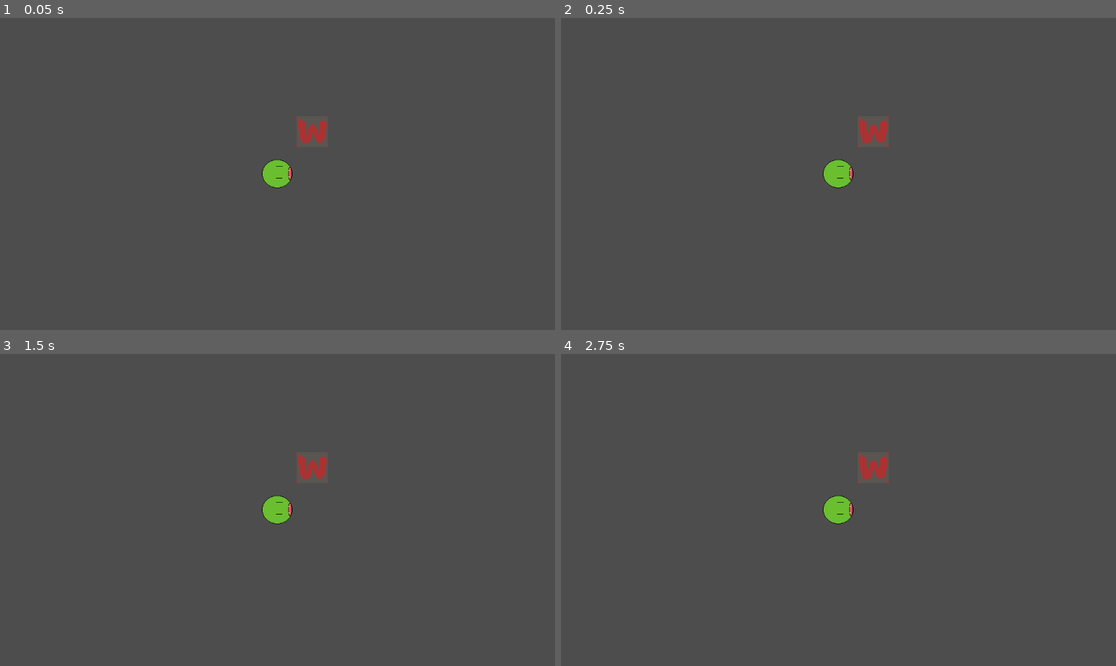
Above: before the commit, frames 1-4 (two rows, left to right).
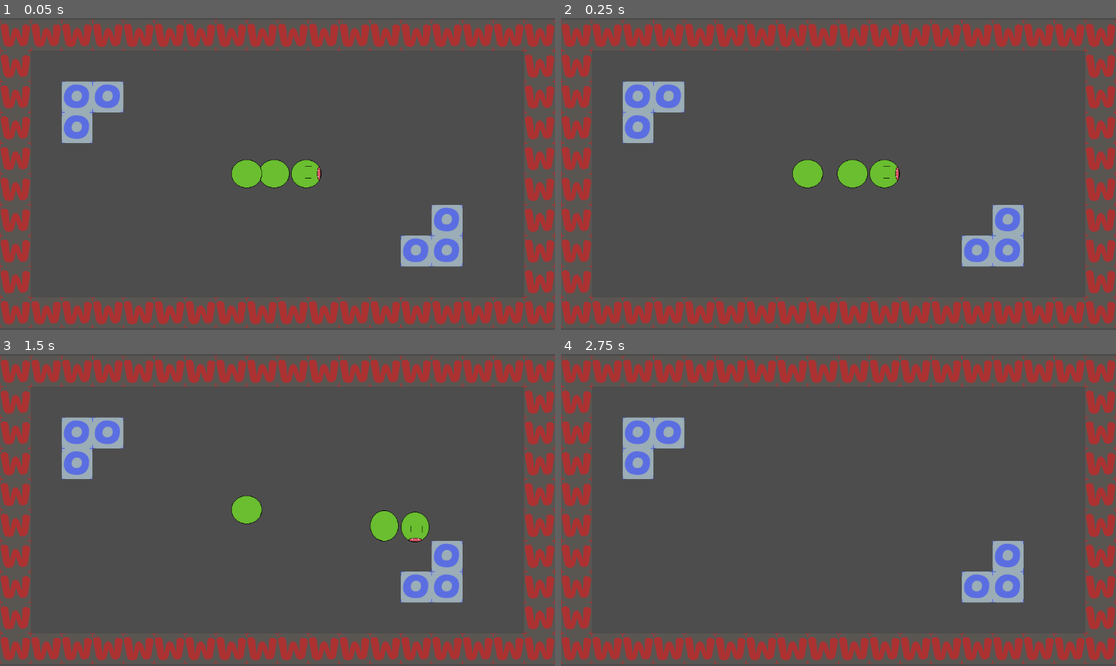
Above: after the commit, the same moments.

Repository: HexBlitUniversity/1-snake
Game: Godot game, scene res://game.tscn
The game is run twice, just before and just after one commit, with the same random seed, the same clock (stepped at 60 frames per second) and the same inputs. Before the commit the project has no main scene; this scene is started directly in both runs.
Inputs:
- Up to frame 1 (0.05 s): no input
- Up to frame 2 (0.25 s): no input
- Up to frame 3 (1.5 s): hold Right (go_right, bound only after the commit) 0.53-1.28 s; hold Down (go_down, bound only after the commit) from 1.28 s (still down)
- Up to frame 4 (2.75 s): release Down (go_down, bound only after the commit) at 2.03 s; hold Right (go_right, bound only after the commit) from 2.03 s (still down)

The runs differ from the first frame. In frame 1, 19% of the frame differs, in the area x 0-100%, y 0-100%; in frame 2, 20%; in frame 3, 20%; in frame 4, 19%.

Commit message:
Live stream changes, need to finish snake movement

Diff:
--- /dev/null
+++ b/game.gd
@@ -0,0 +1,22 @@
+extends Node2D
+
+
+# Planning
+# Snake Composition
+# Snake Head
+# Snake Body
+# 	- Linked List, where each one has Position and knows of the element in front and behind it.
+#   - Send its position backward, when moved
+#   -
+
+
+
+
+# Called when the node enters the scene tree for the first time.
+func _ready():
+	pass # Replace with function body.
+
+
+# Called every frame. 'delta' is the elapsed time since the previous frame.
+func _process(delta):
+	pass
--- a/game.tscn
+++ b/game.tscn
@@ -1,27 +1,42 @@
-[gd_scene load_steps=6 format=3 uid="uid://ce0y20h2j5wm6"]
+[gd_scene load_steps=8 format=3 uid="uid://u72l0dqo3hd4"]
 
-[ext_resource type="Script" path="res://snake_node.gd" id="1_vfrcr"]
-[ext_resource type="PackedScene" uid="uid://cr4vtujak0nt5" path="res://snake.tscn" id="2_5ntav"]
+[ext_resource type="Script" path="res://game.gd" id="1_uhjvm"]
+[ext_resource type="PackedScene" uid="uid://b263uql7xgwfk" path="res://snake.tscn" id="2_5ntav"]
+[ext_resource type="Texture2D" uid="uid://tsau8obbc5hm" path="res://obstacle.png" id="4_4s02k"]
 [ext_resource type="Texture2D" uid="uid://5bieonbobym3" path="res://wall.png" id="4_dsnot"]
 
-[sub_resource type="TileSetAtlasSource" id="TileSetAtlasSource_ew5n0"]
+[sub_resource type="TileSetAtlasSource" id="TileSetAtlasSource_lgryx"]
 texture = ExtResource("4_dsnot")
 texture_region_size = Vector2i(64, 64)
-use_texture_padding = false
 0:0/0 = 0
+0:0/0/physics_layer_0/linear_velocity = Vector2(0, 0)
+0:0/0/physics_layer_0/angular_velocity = 0.0
+0:0/0/physics_layer_0/polygon_0/points = PackedVector2Array(-32, -32, 32, -32, 32, 32, -32, 32)
 
-[sub_resource type="TileSet" id="TileSet_86xcd"]
-sources/0 = SubResource("TileSetAtlasSource_ew5n0")
+[sub_resource type="TileSetAtlasSource" id="TileSetAtlasSource_bpg1c"]
+texture = ExtResource("4_4s02k")
+texture_region_size = Vector2i(64, 64)
+0:0/0 = 0
+0:0/0/physics_layer_0/linear_velocity = Vector2(0, 0)
+0:0/0/physics_layer_0/angular_velocity = 0.0
+0:0/0/physics_layer_0/polygon_0/points = PackedVector2Array(-32, -32, -32, 32, 32, 32, 32, -32)
+
+[sub_resource type="TileSet" id="TileSet_qqkkv"]
+tile_size = Vector2i(64, 64)
+physics_layer_0/collision_layer = 1
+sources/1 = SubResource("TileSetAtlasSource_lgryx")
+sources/3 = SubResource("TileSetAtlasSource_bpg1c")
 
 [node name="game" type="Node2D"]
-script = ExtResource("1_vfrcr")
+script = ExtResource("1_uhjvm")
 
 [node name="Snake" parent="." instance=ExtResource("2_5ntav")]
 
 [node name="Camera2D" type="Camera2D" parent="."]
+current = true
 
 [node name="TileMap" type="TileMap" parent="."]
-tile_set = SubResource("TileSet_86xcd")
-cell_quadrant_size = 32
+tile_set = SubResource("TileSet_qqkkv")
+cell_quadrant_size = 64
 format = 2
-layer_0/tile_data = PackedInt32Array(-393212, 0, 0)
+layer_0/tile_data = PackedInt32Array(-262153, 1, 0, -262152, 1, 0, -262151, 1, 0, -262150, 1, 0, -262149, 1, 0, -262148, 1, 0, -262147, 1, 0, -262146, 1, 0, -262145, 1, 0, -327680, 1, 0, -327679, 1, 0, -327678, 1, 0, -327677, 1, 0, -327676, 1, 0, -327675, 1, 0, -327674, 1, 0, -327673, 1, 0, -327672, 1, 0, -262136, 1, 0, -196600, 1, 0, -131064, 1, 0, -65528, 1, 0, 8, 1, 0, 65544, 1, 0, 131080, 1, 0, 196616, 1, 0, 262152, 1, 0, 262151, 1, 0, 262150, 1, 0, 262149, 1, 0, 262148, 1, 0, 262147, 1, 0, 262146, 1, 0, 262145, 1, 0, 262144, 1, 0, 327675, 1, 0, 327679, 1, 0, 327678, 1, 0, 327677, 1, 0, 327676, 1, 0, 327674, 1, 0, 327673, 1, 0, 327672, 1, 0, 327671, 1, 0, 262135, 1, 0, 196599, 1, 0, 131063, 1, 0, 65527, 1, 0, -9, 1, 0, -65545, 1, 0, -131081, 1, 0, -196617, 1, 0, -131078, 3, 0, -131079, 3, 0, -65543, 3, 0, 131076, 3, 0, 131077, 3, 0, 65541, 3, 0)
--- a/project.godot
+++ b/project.godot
@@ -10,16 +10,50 @@
 
 _global_script_classes=[{
 "base": "CharacterBody2D",
+"class": &"SnakeHead",
+"language": &"GDScript",
+"path": "res://snake_head.gd"
+}, {
+"base": "CharacterBody2D",
 "class": &"SnakeNode",
 "language": &"GDScript",
 "path": "res://snake_node.gd"
 }]
 _global_script_class_icons={
+"SnakeHead": "",
 "SnakeNode": ""
 }
 
 [application]
 
 config/name="Snake"
+run/main_scene="res://game.tscn"
 config/features=PackedStringArray("4.0", "Forward Plus")
 config/icon="res://icon.svg"
+
+[input]
+
+go_down={
+"deadzone": 0.5,
+"events": [Object(InputEventKey,"resource_local_to_scene":false,"resource_name":"","device":0,"window_id":0,"alt_pressed":false,"shift_pressed":false,"ctrl_pressed":false,"meta_pressed":false,"pressed":false,"keycode":0,"physical_keycode":4194322,"unicode":0,"echo":false,"script":null)
+, Object(InputEventKey,"resource_local_to_scene":false,"resource_name":"","device":0,"window_id":0,"alt_pressed":false,"shift_pressed":false,"ctrl_pressed":false,"meta_pressed":false,"pressed":false,"keycode":0,"physical_keycode":83,"unicode":0,"echo":false,"script":null)
+]
+}
+go_up={
+"deadzone": 0.5,
+"events": [Object(InputEventKey,"resource_local_to_scene":false,"resource_name":"","device":0,"window_id":0,"alt_pressed":false,"shift_pressed":false,"ctrl_pressed":false,"meta_pressed":false,"pressed":false,"keycode":0,"physical_keycode":4194320,"unicode":0,"echo":false,"script":null)
+, Object(InputEventKey,"resource_local_to_scene":false,"resource_name":"","device":0,"window_id":0,"alt_pressed":false,"shift_pressed":false,"ctrl_pressed":false,"meta_pressed":false,"pressed":false,"keycode":0,"physical_keycode":87,"unicode":0,"echo":false,"script":null)
+]
+}
+go_left={
+"deadzone": 0.5,
+"events": [Object(InputEventKey,"resource_local_to_scene":false,"resource_name":"","device":0,"window_id":0,"alt_pressed":false,"shift_pressed":false,"ctrl_pressed":false,"meta_pressed":false,"pressed":false,"keycode":0,"physical_keycode":4194319,"unicode":0,"echo":false,"script":null)
+, Object(InputEventKey,"resource_local_to_scene":false,"resource_name":"","device":0,"window_id":0,"alt_pressed":false,"shift_pressed":false,"ctrl_pressed":false,"meta_pressed":false,"pressed":false,"keycode":0,"physical_keycode":65,"unicode":0,"echo":false,"script":null)
+]
+}
+go_right={
+"deadzone": 0.5,
+"events": [Object(InputEventKey,"resource_local_to_scene":false,"resource_name":"","device":0,"window_id":0,"alt_pressed":false,"shift_pressed":false,"ctrl_pressed":false,"meta_pressed":false,"pressed":false,"keycode":0,"physical_keycode":4194321,"unicode":0,"echo":false,"script":null)
+, Object(InputEventKey,"resource_local_to_scene":false,"resource_name":"","device":0,"window_id":0,"alt_pressed":false,"shift_pressed":false,"ctrl_pressed":false,"meta_pressed":false,"pressed":false,"keycode":0,"physical_keycode":68,"unicode":0,"echo":false,"script":null)
+]
+}
--- /dev/null
+++ b/snake.gd
@@ -0,0 +1,68 @@
+extends CharacterBody2D
+
+@export var bodysize = 2
+@export var SPEED = 180
+@export var snakeNodeBodyScene: PackedScene = null
+@export var snakeHeadScene: PackedScene = null
+
+const BODY_WIDTH = 64
+var snakeDataObject = []
+
+func _ready():
+	if snakeHeadScene == null:
+		return
+
+	var snakeHeadInstance = snakeHeadScene.instantiate()
+	add_child(snakeHeadInstance)
+	snakeHeadInstance.position = position
+	snakeHeadInstance.connect("collided",_on_collided)
+
+	if snakeNodeBodyScene == null:
+		return
+
+	while snakeDataObject.size() < bodysize:
+		var lastSnakeNode = null
+		if snakeDataObject.size() > 0:
+			lastSnakeNode = snakeDataObject.back()
+
+		var newSnakeBodyPosition = snakeHeadInstance.position
+		newSnakeBodyPosition.x = newSnakeBodyPosition.x-BODY_WIDTH*(snakeDataObject.size())
+		_grow_snake_node(newSnakeBodyPosition)
+
+		if lastSnakeNode != null:
+			lastSnakeNode.next_node = snakeDataObject.back()
+			print(lastSnakeNode == lastSnakeNode.next_node)
+
+
+	snakeHeadInstance.next_node = snakeDataObject[0]
+
+
+# MOVEMENT
+# SNAKE_HEAD [NODE 1(position), NODE 3(position), NODE 3(position)]
+# When we grow we add, a node, we will use same position as previous last node
+# SNAKE_HEAD [NODE 1(position1), NODE 3(position2), NODE 3(position3), NODE4(position3)]
+# Update SNakeHead, (1,0), (2,0), (3,0), (3,0)
+# Moved  (0,0) Original (1,0) Push down the stack to next node, (1,0)  -> (2.0) ->
+# (0,0) (1,0) (2,0) (3,0)
+# Move again
+#  (-1,0) (0,0) (1,0) (2,0)
+func _movement():
+	pass
+
+# SNAKE_HEAD [NODE 1(position), NODE 3(position), NODE 3(position)]
+# When we grow we add, a node, we will use same position as previous last node
+# SNAKE_HEAD [NODE 1(position1), NODE 3(position2), NODE 3(position3), NODE4(position3)]
+
+func _grow_snake_node(new_node_position):
+	var snakeNodeBodyInstance = snakeNodeBodyScene.instantiate()
+	add_child(snakeNodeBodyInstance)
+	snakeNodeBodyInstance.position = new_node_position
+	snakeDataObject.append(snakeNodeBodyInstance)
+
+func _eat_fruit():
+	_grow_snake_node(snakeDataObject.back())
+
+
+func _on_collided():
+	# Do death animation here
+	queue_free()
--- a/snake.tscn
+++ b/snake.tscn
@@ -1,15 +1,10 @@
-[gd_scene load_steps=3 format=3 uid="uid://cr4vtujak0nt5"]
+[gd_scene load_steps=4 format=3 uid="uid://b263uql7xgwfk"]
 
-[ext_resource type="Texture2D" uid="uid://cio1mflwewn8a" path="res://snakeHead.png" id="1_u2yai"]
-
-[sub_resource type="CapsuleShape2D" id="CapsuleShape2D_jrr5n"]
-radius = 29.0
-height = 58.0
+[ext_resource type="PackedScene" uid="uid://dxs1x8p1rkf0x" path="res://snake_head.tscn" id="1_k1i0p"]
+[ext_resource type="Script" path="res://snake.gd" id="1_p6rrj"]
+[ext_resource type="PackedScene" uid="uid://8fkl6uo7bdvu" path="res://snake_body.tscn" id="2_54pbo"]
 
 [node name="Snake" type="CharacterBody2D"]
-
-[node name="snakeHeadSprite" type="Sprite2D" parent="."]
-texture = ExtResource("1_u2yai")
-
-[node name="CollisionShape2D" type="CollisionShape2D" parent="."]
-shape = SubResource("CapsuleShape2D_jrr5n")
+script = ExtResource("1_p6rrj")
+snakeNodeBodyScene = ExtResource("2_54pbo")
+snakeHeadScene = ExtResource("1_k1i0p")
--- /dev/null
+++ b/snake_head.gd
@@ -0,0 +1,73 @@
+extends CharacterBody2D
+class_name SnakeHead
+
+@export var SPEED = 180
+@export var should_move_debug = 0
+
+var next_node = null
+
+signal collided
+
+# Initialize the starting body size.
+func _ready():
+	pass
+	# Have the snake go at start
+	velocity.x = should_move_debug * SPEED
+
+
+func _input(event):
+	if event.is_action_pressed("go_down"):
+		#velocity.y = -1 * SPEED
+		rotation = deg_to_rad(90)
+
+	elif event.is_action_pressed("go_up"):
+		#velocity.y = 1 * SPEED
+		rotation = deg_to_rad(270)
+
+	elif event.is_action_pressed("go_left"):
+		#velocity.x = -1 * SPEED
+
+		rotation = deg_to_rad(180)
+	elif event.is_action_pressed("go_right"):
+		#velocity.x = 1 * SPEED
+		rotation = deg_to_rad(0)
+
+
+func _physics_process(delta):
+
+	var previousPosition = position
+	var previousRotation = rotation
+	#print("Previous position %s" % position)
+	#print("Previous rotation %s" % rotation)
+
+	if rad_to_deg(rotation) == 0:
+		velocity.x = 1 * SPEED * should_move_debug
+		velocity.y = 0
+
+	elif int(rad_to_deg(rotation)) == -179:
+		velocity.x = -1 * SPEED * should_move_debug
+		velocity.y = 0
+
+	elif int(rad_to_deg(rotation)) == -90:
+		velocity.x = 0
+		velocity.y = -1 * SPEED * should_move_debug
+
+	elif int(rad_to_deg(rotation)) == 90:
+		velocity.x = 0
+		velocity.y = 1 * SPEED * should_move_debug
+
+	move_and_slide()
+	print("Post position %s" % position)
+	print("Previous rotation %s" % rotation)
+	next_node.position = previousPosition
+	next_node.position.x = next_node.position.x-64
+	next_node.rotation = previousRotation
+
+
+
+func _on_area_2d_body_entered(body):
+	print(body.name)
+	if body.name.contains("SnakeHead"):
+		return
+	else:
+		emit_signal("collided")
--- /dev/null
+++ b/snake_head.tscn
@@ -0,0 +1,30 @@
+[gd_scene load_steps=5 format=3 uid="uid://dxs1x8p1rkf0x"]
+
+[ext_resource type="Script" path="res://snake_head.gd" id="1_b5628"]
+[ext_resource type="Texture2D" uid="uid://cio1mflwewn8a" path="res://snakeHead.png" id="1_u2yai"]
+
+[sub_resource type="CapsuleShape2D" id="CapsuleShape2D_jrr5n"]
+radius = 26.0
+height = 52.0
+
+[sub_resource type="CapsuleShape2D" id="CapsuleShape2D_s3npu"]
+radius = 26.0
+height = 52.0
+
+[node name="SnakeHead" type="CharacterBody2D"]
+script = ExtResource("1_b5628")
+should_move_debug = 1
+
+[node name="snakeHeadSprite" type="Sprite2D" parent="."]
+texture = ExtResource("1_u2yai")
+
+[node name="CollisionShape2D" type="CollisionShape2D" parent="."]
+shape = SubResource("CapsuleShape2D_jrr5n")
+
+[node name="Area2D" type="Area2D" parent="."]
+
+[node name="CollisionShape2D" type="CollisionShape2D" parent="Area2D"]
+position = Vector2(3, 0)
+shape = SubResource("CapsuleShape2D_s3npu")
+
+[connection signal="body_entered" from="Area2D" to="." method="_on_area_2d_body_entered"]
--- a/snake_node.gd
+++ b/snake_node.gd
@@ -2,10 +2,7 @@
 class_name SnakeNode
 
 
-
-@export var previousNode: SnakeNode = null
-@export var nextNode: SnakeNode = null
-
+var next_node = null
 
 func _physics_process(delta):
 
